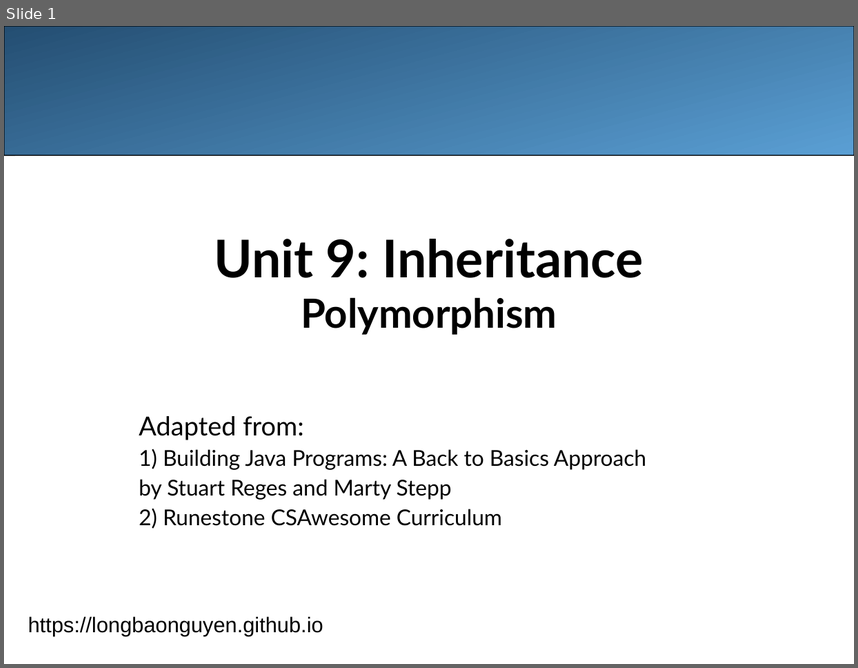
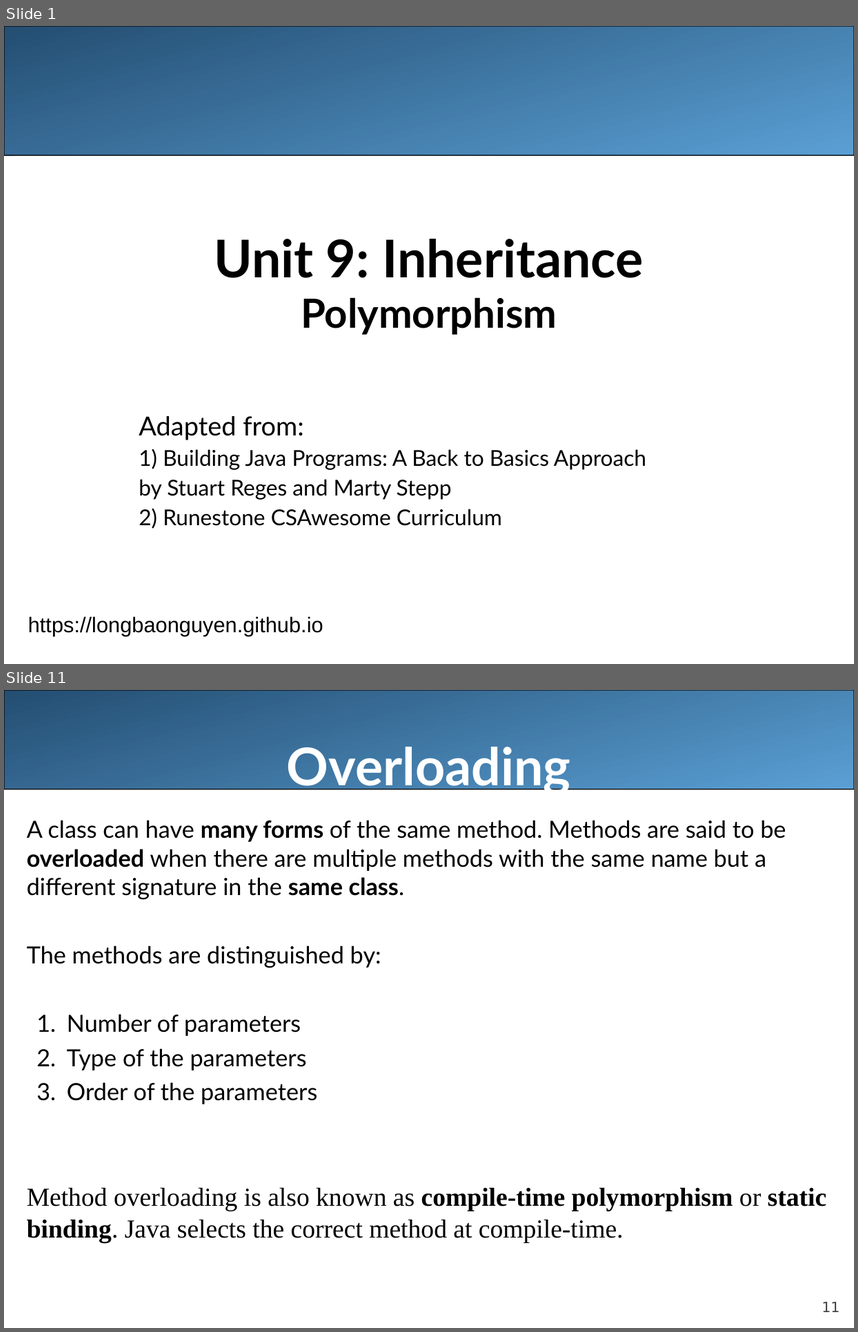
Before and after one commit to LongBaoNguyen/longbaonguyen.github.io, a slide deck: courses/apcsa/lecture22.ppt. Shown one above the other, each under a label of ours: slide 1 before the commit, slides 1 and 11 after it; the slides between them are not shown. The pictures are 858x668 and 858x1332 pixels, drawn with LibreOffice and Linux fonts; fonts in the diff are those of the drawing. Boxes give left, top, right and bottom in pixels: in the first picture for what was removed or moved away, otherwise in the second. Text is boxed around its words. In the diff, an @@ line names an element or a change of style, - is before the commit and + after.

Commit message:
java

```diff
--- a/courses/apcsa/lecture22.ppt
+++ b/courses/apcsa/lecture22.ppt
@@ slide 11 added at <box>4,690,854,1328</box>, background #FFFFFF @@
@@ rounded rectangle added at <box>4,690,854,789</box>, fill gradient #244E72 to #5A9FD4, outline #000000 0.74 pt @@
@@ title added at <box>287,747,571,795</box>, 44 pt, text #FFFFFF, bold @@
+Overloading
@@ text added at <box>27,820,826,1243</box>, 20 pt, text #000000 @@
+A class can have many forms of the same method. Methods are said to be overloaded when there are multiple methods with the same name but a different signature in the same class.
+The methods are distinguished by:
+1. Number of parameters
+2. Type of the parameters
+3. Order of the parameters
+Method overloading is also known as compile-time polymorphism or static binding. Java selects the correct method at compile-time.
@@ page number added at <box>822,1301,840,1312</box>, 12 pt, text #424242 @@
+11
```
Also in this commit, not shown: 9 slides changed, 16 other slides added, 4 slides removed, 9 other files.
